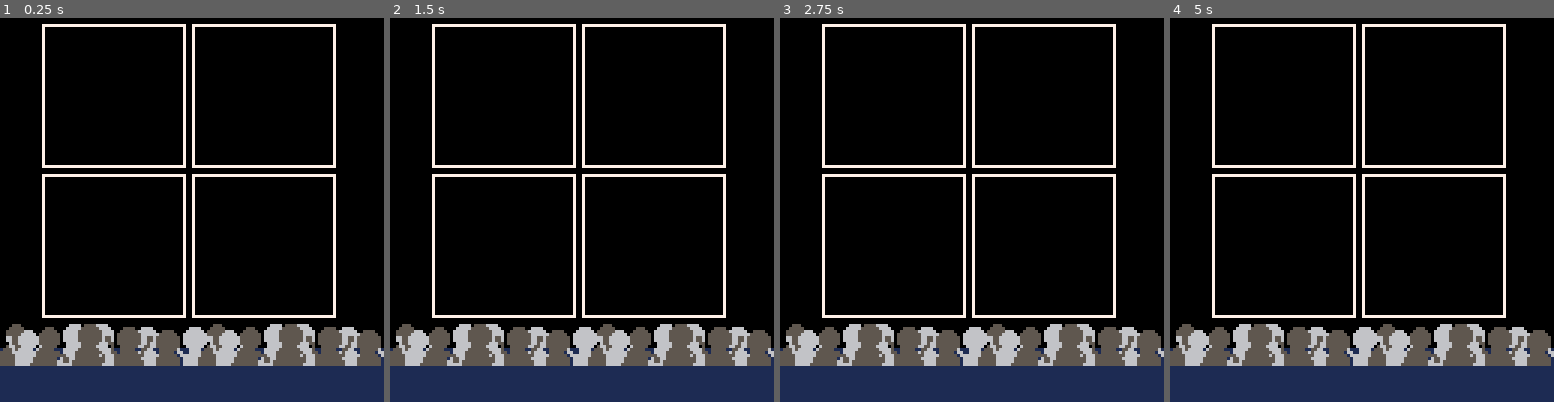
Above: before the commit, frames 1-4 (left to right).
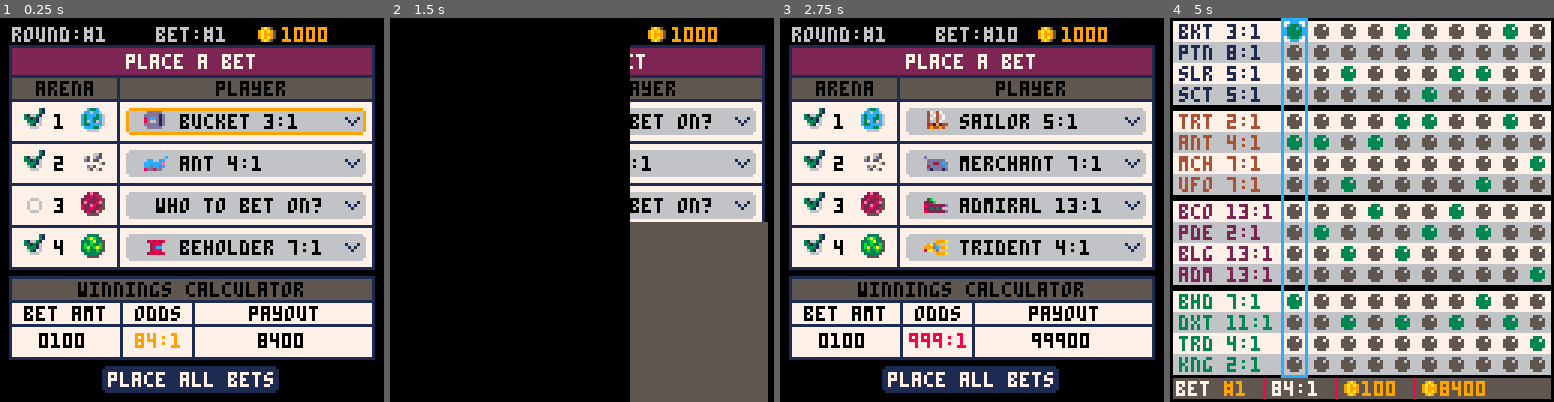
Above: after the commit, the same moments.

Repository: suspicious-smoke/club-bets-pico8
Game: PICO-8 cartridge club-bets.p8
Two runs of this game, one before a commit and one after it. Both use one fixed random seed, a clock stepped at 60 frames per second and the inputs below.
Inputs:
- Up to frame 1 (0.25 s): no input
- Up to frame 2 (1.5 s): tap O (Z key) at 0.33, 0.7, 1.43 s; tap X (X key) at 1.07 s
- Up to frame 3 (2.75 s): hold Left 1.97-2.37 s; tap X (X key) at 2.07, 2.4, 2.73 s; tap O (Z key) at 2.22 s; hold Down from 2.42 s (still down)
- Up to frame 4 (5 s): release Down at 2.82 s; hold Right 2.87-3.53 s; tap X (X key) every 0.33 s from 3.07 to 4.73 s; tap O (Z key) at 3.1, 3.98, 4.87 s; hold Up 3.58-4.08 s; hold Right 4.13-4.53 s; hold Down from 4.58 s (still down)

The runs differ from the first frame. In frame 1, 81% of the frame differs, in the area x 0-100%, y 1-100%; in frame 2, 45%; in frame 3, 81%; in frame 4, 90%, in the area x 0-100%, y 0-100%.

Commit message:
token savings from brdr rect function

Diff:
--- a/club-bets.p8
+++ b/club-bets.p8
@@ -99,10 +99,10 @@
 	dummy_bets()
 	--init_quickbetpage()
 	--init_gameover()
-	--init_betpage()
+	init_betpage()
 	--calculate_winners()
 	--init_confirm()
-	init_watch_race()
+	--init_watch_race()
 end
 
 function dummy_bets()
@@ -252,8 +252,7 @@
 	print("bet:#"..bet_sel,52,3+bet_off,6+3*bet_off)
 	spr(37,85,1+bet_off)--coin
 	print(arr_to_str(money,true),94,3+bet_off,9)
-	rrectfill(4,10+bet_off,120,74,0,7)--ticket
-	rrect(3,9+bet_off,122,75,0,1)--outline
+	brdr_rect(3,9+bet_off,122,75,0,7,1)
 	rrectfill(4,10+bet_off,120,9,0,2)--red area
 	print("place a bet",42,12+bet_off,7)
 	rrectfill(4,20+bet_off,120,8,0,5)--grey area
@@ -363,9 +362,9 @@
 
 function draw_winning_calc()
 	--winning calculator
-	rrectfill(4,87,120,26,0,7)--ticket
-	rrect(3,86,122,28,0,1)--outline
-	rrectfill(4,87,120,8,0,5)--title
+	brdr_rect(3,86,122,28,0,7,1)--ticket area
+
+	rrectfill(4,87,120,8,0,5)--grey title
 	print("winnings calculator",26,88,0)
 	line(3,94,124,94,1)--hline1
 	line(3,102,124,102,1)--hline2
@@ -458,8 +457,6 @@
 function drw_confirm()
 	draw_bet_summary()
 	--total winnings box
-	rrectfill(3,27+o_pcount-scroller,122,20,0,7)--ticket
-	rrect(3,27+o_pcount-scroller,122,20,0,1)--ticket
 	print("possible winnings",10,34+o_pcount-scroller,0)
 	line(79,27+o_pcount-scroller,79,46+o_pcount-scroller,1)
 	tw_str=arr_to_str(total_winnings)
@@ -505,14 +502,10 @@
 	print("round:#"..cur_round,4,3-scroller,6)
 	spr(37,83,1-scroller)--coin
 	print(arr_to_str(money,true),92,3-scroller,9)--my money
-	rrectfill(4,10-scroller,120,max_scroll+97,0,7)--ticket
-	rrect(3,9-scroller,122,10,0,1)--outline
+	brdr_rect(3,9-scroller,122,max_scroll+97,0,7,1)--ticket area
 	rrectfill(4,10-scroller,120,9,0,2)--red area
-
 	print(bet_title,hcenter(bet_title),12-scroller,7)
-	rrectfill(4,20-scroller,120,8,0,5)--grey area
-	rrect(3,19-scroller,122,9,0,1)--grey outline
-
+	brdr_rect(3,19-scroller,122,9,0,5,1)--grey area
 	print("bet",5,21-scroller,0)
 	line(17,20-scroller,17,max_scroll+106-scroller,1)--bet/player v-line
 	print("player",31,21-scroller,0)
@@ -551,6 +544,7 @@
 			end
 		end
 	end
+	brdr_rect(3,27+o_pcount-scroller,122,20,0,7,1)--ticket area
 end
 
 function init_end_of_round()
@@ -607,8 +601,6 @@
 function drw_winning_bets()
 	draw_bet_summary()
 	--total winnings box
-	rrectfill(3,27+o_pcount-scroller,122,20,0,7)--ticket
-	rrect(3,27+o_pcount-scroller,122,20,0,1)--ticket
 	print("winnings",45,34+o_pcount-scroller,0)
 	line(79,27+o_pcount-scroller,79,46+o_pcount-scroller,1)
 	tw_str=arr_to_str(winning_cash,true)
@@ -1438,6 +1430,10 @@
 	return 1-2^(-10*t)*cos(2*t)
 end
 
+function brdr_rect(_x,_y,_w,_h,_r,_ci,_co)
+	rrectfill(_x,_y,_w,_h,_r,_ci)
+	rrect(_x,_y,_w,_h,_r,_co)
+end
 
 __gfx__
 00000000000000000000000000000000000000000000000000000000000000000000000000000000000000000000000000000000000000000000000000000000
